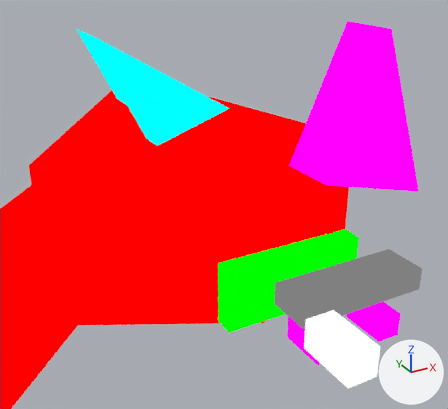
What one commit did to the Blender file assets-source/blender/dinos/carnotaurus.blend.
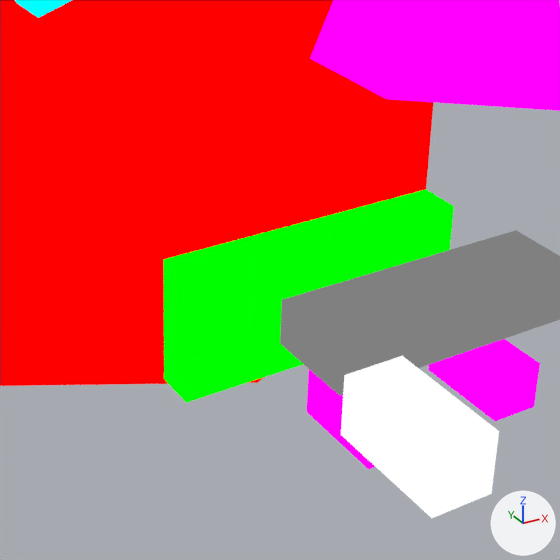
Each version appears first from a camera (50 mm lens) standing at (55.8, -25.92, 42.08) and looking at (63.41, -12.08, 35.15), and next in a close-up on the part from 31% to 92% of the width and 34% to 100% of the height. The axes (+X, +Y, +Z) are drawn at lower right. The lights are the same throughout. The last two pictures show the newer version.

Script lines for the objects in view, before the commit:
```python
me_dinotycoon_carnotaurus_pose0_jaw = bpy.data.meshes.new('DinoTycoon_carnotaurus_Pose0_jaw')
me_dinotycoon_carnotaurus_pose0_jaw.from_pydata(...)  # a box spanning x 67.0..74.0, y -6.0..-4.0, z 25.9..28.9
me_dinotycoon_carnotaurus_pose0_jaw.materials.append(mat_dinotycoon_role_d)  # green #00ff00
me_dinotycoon_carnotaurus_pose0_near_horn = bpy.data.meshes.new('DinoTycoon_carnotaurus_Pose0_near_horn')
me_dinotycoon_carnotaurus_pose0_near_horn.from_pydata([(67.0, -12.0, 35.0), (69.0, -12.0, 39.5), (71.0, -12.0, 34.0), (67.0, -10.0, 35.0), (69.0, -10.0, 39.5), (71.0, -10.0, 34.0)], [], [(2, 1, 0), (3, 4, 5), (0, 1, 4, 3), (1, 2, 5, 4), (2, 0, 3, 5)])
me_dinotycoon_carnotaurus_pose0_near_horn.materials.append(mat_dinotycoon_role_w)  # pink #ff00ff
me_dinotycoon_carnotaurus_pose0_tooth1 = bpy.data.meshes.new('DinoTycoon_carnotaurus_Pose0_tooth1')
me_dinotycoon_carnotaurus_pose0_tooth1.from_pydata(...)  # a box spanning x 71.0..72.0, y -11.0..-9.0, z 27.2..28.2
me_dinotycoon_carnotaurus_pose0_tooth1.materials.append(mat_dinotycoon_role_w)  # pink #ff00ff
ob_dinotycoon_carnotaurus_pose0_jaw = bpy.data.objects.new('DinoTycoon_carnotaurus_Pose0_jaw', me_dinotycoon_carnotaurus_pose0_jaw)
ob_dinotycoon_carnotaurus_pose0_jaw.location = (0.0, 0.0, 0.0)
ob_dinotycoon_carnotaurus_pose0_near_horn = bpy.data.objects.new('DinoTycoon_carnotaurus_Pose0_near_horn', me_dinotycoon_carnotaurus_pose0_near_horn)
ob_dinotycoon_carnotaurus_pose0_near_horn.location = (0.0, 0.0, 0.0)
ob_dinotycoon_carnotaurus_pose0_tooth1 = bpy.data.objects.new('DinoTycoon_carnotaurus_Pose0_tooth1', me_dinotycoon_carnotaurus_pose0_tooth1)
ob_dinotycoon_carnotaurus_pose0_tooth1.location = (0.0, 0.0, 0.0)
# also in view: 'DinoTycoon_carnotaurus_Pose0_head' at (67.0, -4.0, 31.0); 'DinoTycoon_carnotaurus_Pose0_eye' at (65.5, -15.0, 31.5); 'DinoTycoon_carnotaurus_Pose0_mouth' at (71.0, -9.0, 28.7); 'DinoTycoon_carnotaurus_Pose0_tooth0' at (68.5, -10.0, 27.7)
```
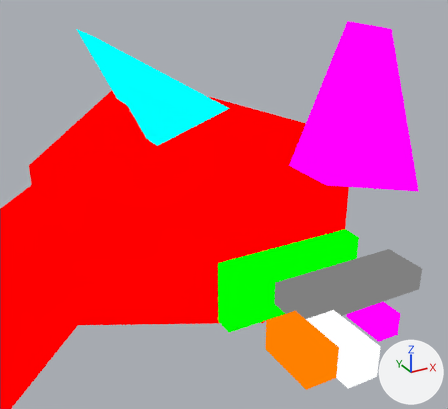
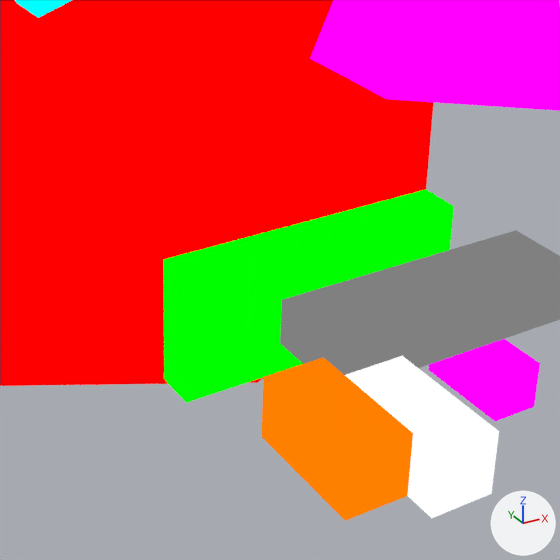
Changed parts and their boxes (x1, y1, x2, y2) in the close-ups (560 x 560 px):
'DinoTycoon_carnotaurus_Pose0_eye_white', added (orange): after (262, 357, 413, 521)
'DinoTycoon_carnotaurus_Pose0_tooth0', unchanged, covered by the edit: before (307, 369, 375, 469)

The change in detail:
Material 'DinoTycoon_Role_Y' (mat_dinotycoon_role_y) is new.
Its base color is (1.0, 0.216, 0.0) (orange #ff8000).
Mesh me_dinotycoon_carnotaurus_pose0_eye_white is new.
It is a box spanning x 64.0..65.0, y -15.5..-13.5, z 31.0..32.0.
It uses material mat_dinotycoon_role_y (orange #ff8000).
Object 'DinoTycoon_carnotaurus_Pose0_eye_white' (ob_dinotycoon_carnotaurus_pose0_eye_white) is new; it shows me_dinotycoon_carnotaurus_pose0_eye_white.
Its location is (0.0, 0.0, 0.0).
